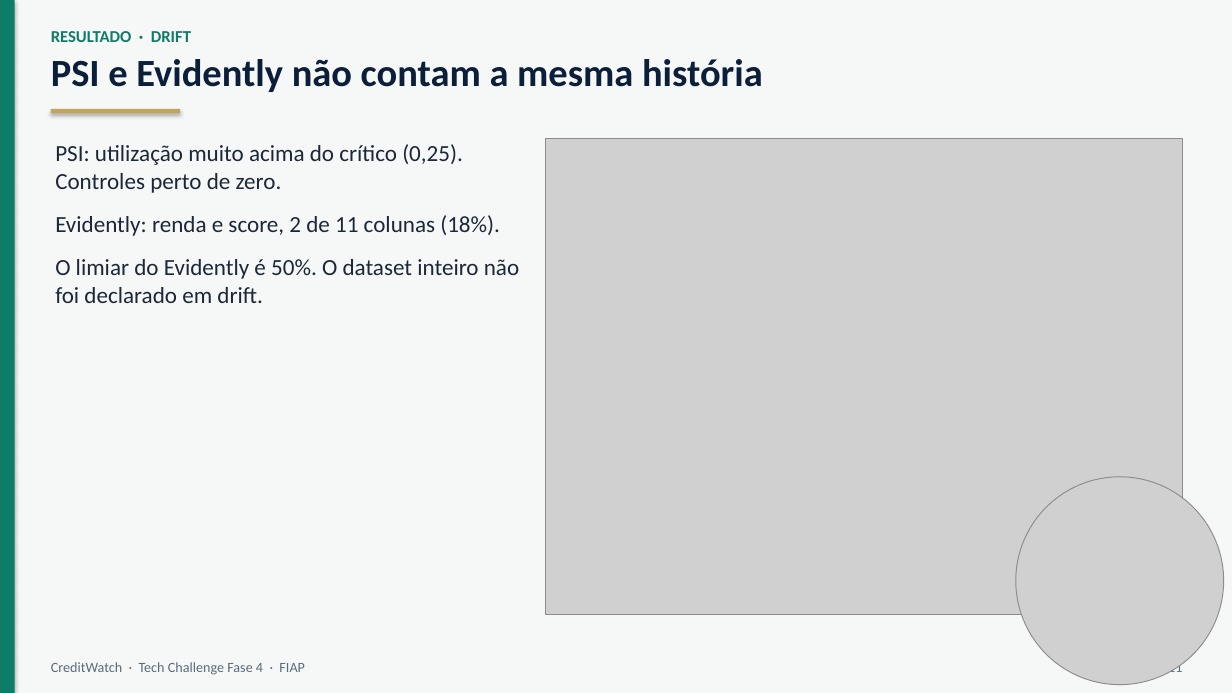
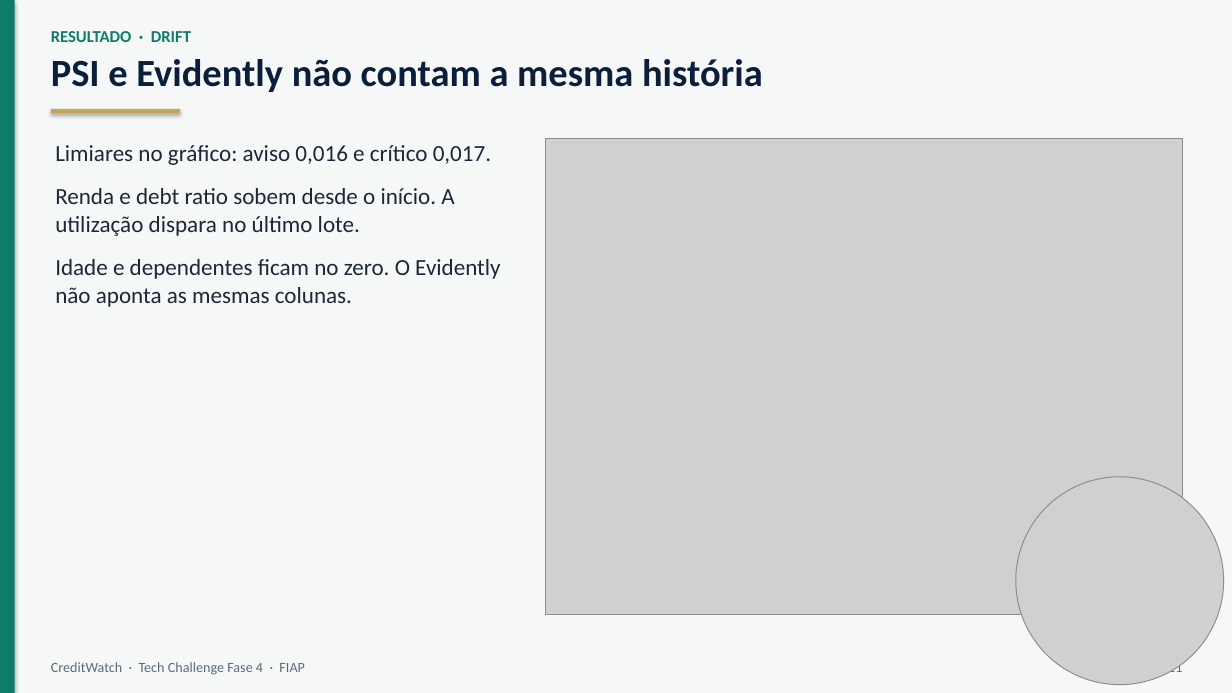
Before and after one commit to NicolasRM370990/credit-scoring-observability, a slide deck: slide 8 of docs/video/creditwatch_apresentacao.pptx. Drawn at 1232x693 pixels with LibreOffice and Linux fonts; fonts in the diff are those of the drawing; grey boxes stand for pictures. Boxes give left, top, right and bottom in pixels: in the first picture for what was removed or moved away, otherwise in the second. Text is boxed around its words. In the diff, an @@ line names an element or a change of style, - is before the commit and + after.

```diff
--- a/docs/video/creditwatch_apresentacao.pptx
+++ b/docs/video/creditwatch_apresentacao.pptx
@@ text at (x1=55, y1=145, x2=500, y2=307): text changed @@
-PSI: utilização muito acima do crítico (0,25). Controles perto de zero.
-Evidently: renda e score, 2 de 11 colunas (18%).
-O limiar do Evidently é 50%. O dataset inteiro não foi declarado em drift.
+Limiares no gráfico: aviso 0,016 e crítico 0,017.
+Renda e debt ratio sobem desde o início. A utilização dispara no último lote.
+Idade e dependentes ficam no zero. O Evidently não aponta as mesmas colunas.
```
Also in this commit, not shown: 6 other slides changed, 2 other files.
